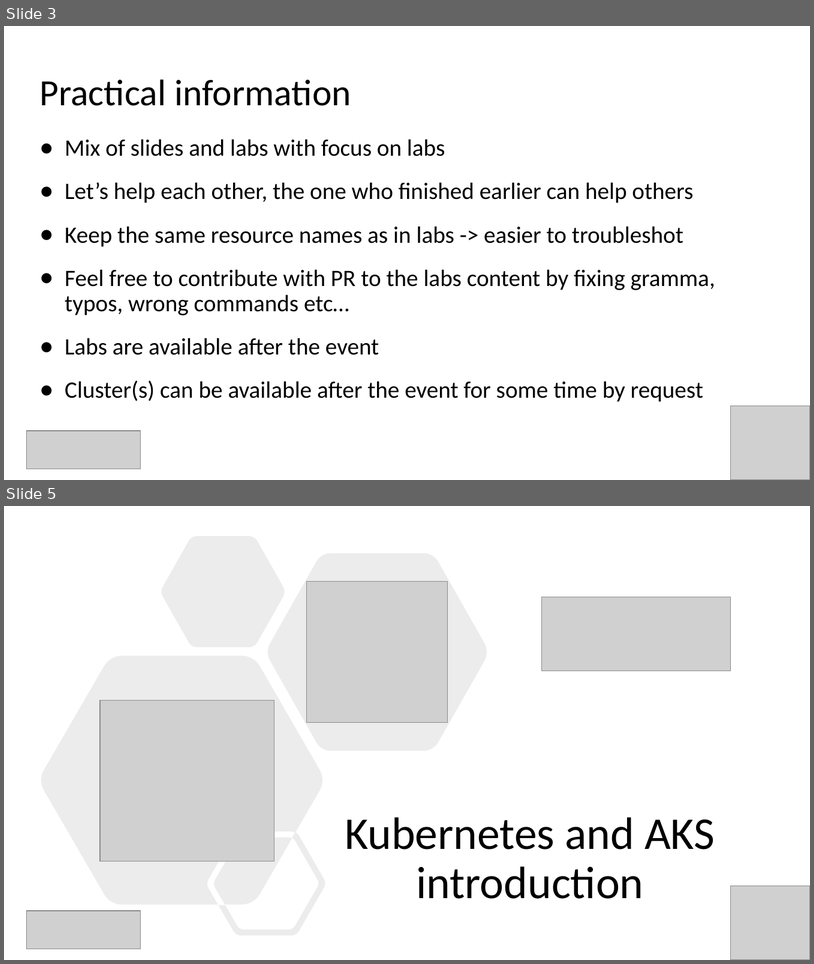
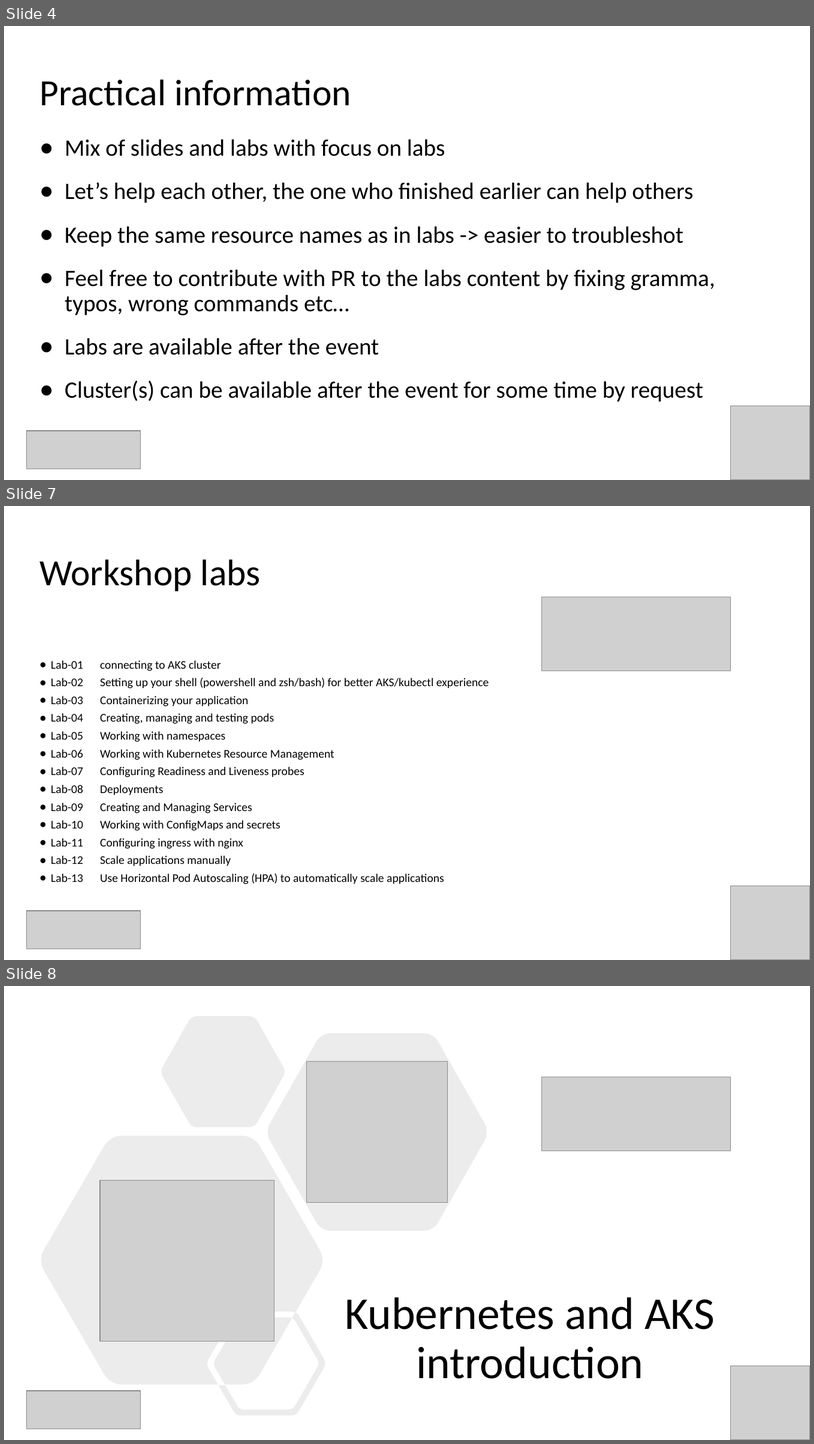
Before and after one commit to Infrastructure-AsCode/aks-101, a slide deck: slides/k8s-101.pptx. Shown one above the other, each under a label of ours: slides 3 and 5 before the commit, slides 4, 7 and 8 after it; the slides between them are not shown. The pictures are 814x964 and 814x1444 pixels, drawn with LibreOffice and Linux fonts; fonts in the diff are those of the drawing; grey boxes stand for pictures. Boxes give left, top, right and bottom in pixels: in the first picture for what was removed or moved away, otherwise in the second. Text is boxed around its words. In the diff, an @@ line names an element or a change of style, - is before the commit and + after.

```diff
--- a/slides/k8s-101.pptx
+++ b/slides/k8s-101.pptx
@@ slide 7 added at [4, 506, 810, 960], background #FFFFFF @@
@@ title added at [39, 559, 261, 591], 44 pt, text #000000 @@
+Workshop labs
@@ picture added at [542, 597, 731, 670] @@
@@ text added at [51, 660, 489, 884], 14 pt, text #000000 @@
+● Lab-01 connecting to AKS cluster
+● Lab-02 Setting up your shell (powershell and zsh/bash) for better AKS/kubectl experience
+● Lab-03 Containerizing your application
+● Lab-04 Creating, managing and testing pods
+● Lab-05 Working with namespaces
+● Lab-06 Working with Kubernetes Resource Management
+● Lab-07 Configuring Readiness and Liveness probes
+● Lab-08 Deployments
+● Lab-09 Creating and Managing Services
+● Lab-10 Working with ConfigMaps and secrets
+● Lab-11 Configuring ingress with nginx
+● Lab-12 Scale applications manually
+● Lab-13 Use Horizontal Pod Autoscaling (HPA) to automatically scale applications
@@ picture added at [731, 885, 810, 960] @@
@@ picture added at [27, 911, 141, 949] @@
@@ what was slide 3 is now slide 4 @@
@@ what was slide 5 is now slide 8 @@
```
Also in this commit, not shown: 1 slide changed, 3 other slides added, 1 slide removed, 13 other files.
